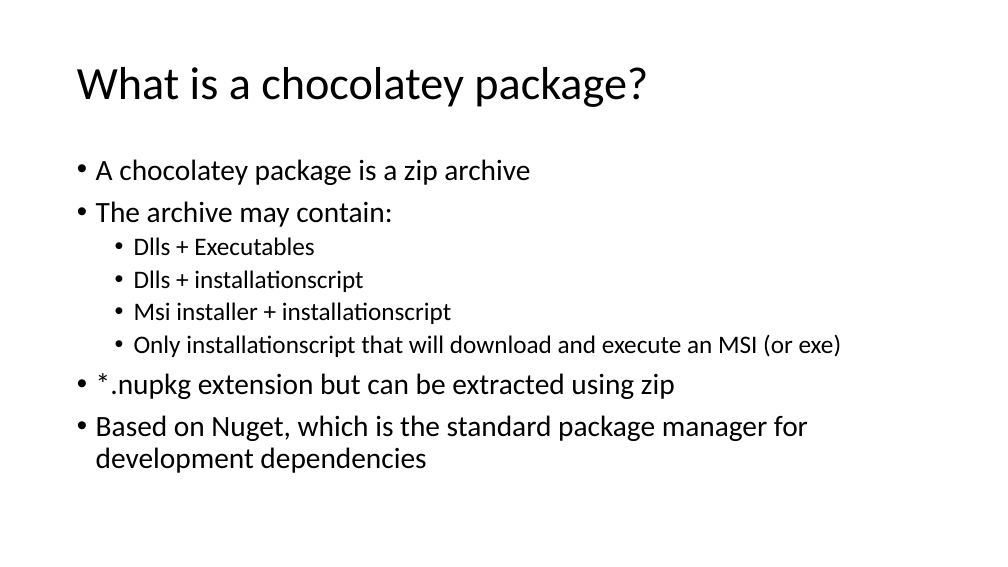
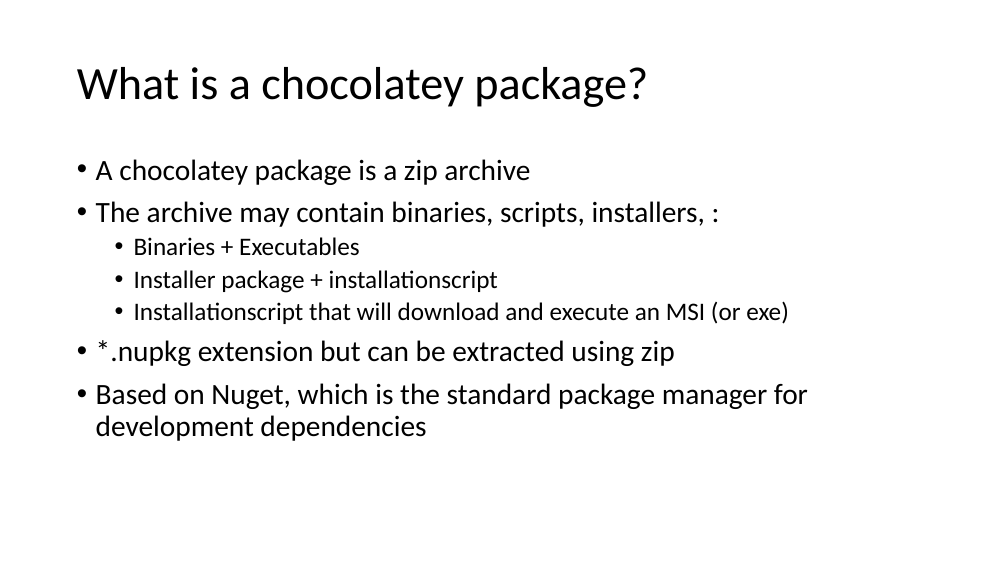
Before and after one commit to DIPSAS/InstallationTech, a slide deck: slide 12 of docs/InstallationCourse.pptx. Drawn at 1008x567 pixels with LibreOffice and Linux fonts; fonts in the diff are those of the drawing. Boxes give left, top, right and bottom in pixels: in the first picture for what was removed or moved away, otherwise in the second. Text is boxed around its words. In the diff, an @@ line names an element or a change of style, - is before the commit and + after.

```diff
--- a/docs/InstallationCourse.pptx
+++ b/docs/InstallationCourse.pptx
@@ text at bbox=[96, 201, 789, 324]: text changed @@
-• The archive may contain:
-  • Dlls + Executables
-  • Dlls + installationscript
-  • Msi installer + installationscript
-  • Only installationscript that will download and execute an MSI (or exe)
+• The archive may contain binaries, scripts, installers, :
+  • Binaries + Executables
+  • Installer package + installationscript
+  • Installationscript that will download and execute an MSI (or exe)
```
Also in this commit, not shown: 12 other slides changed, 5 slides added.
